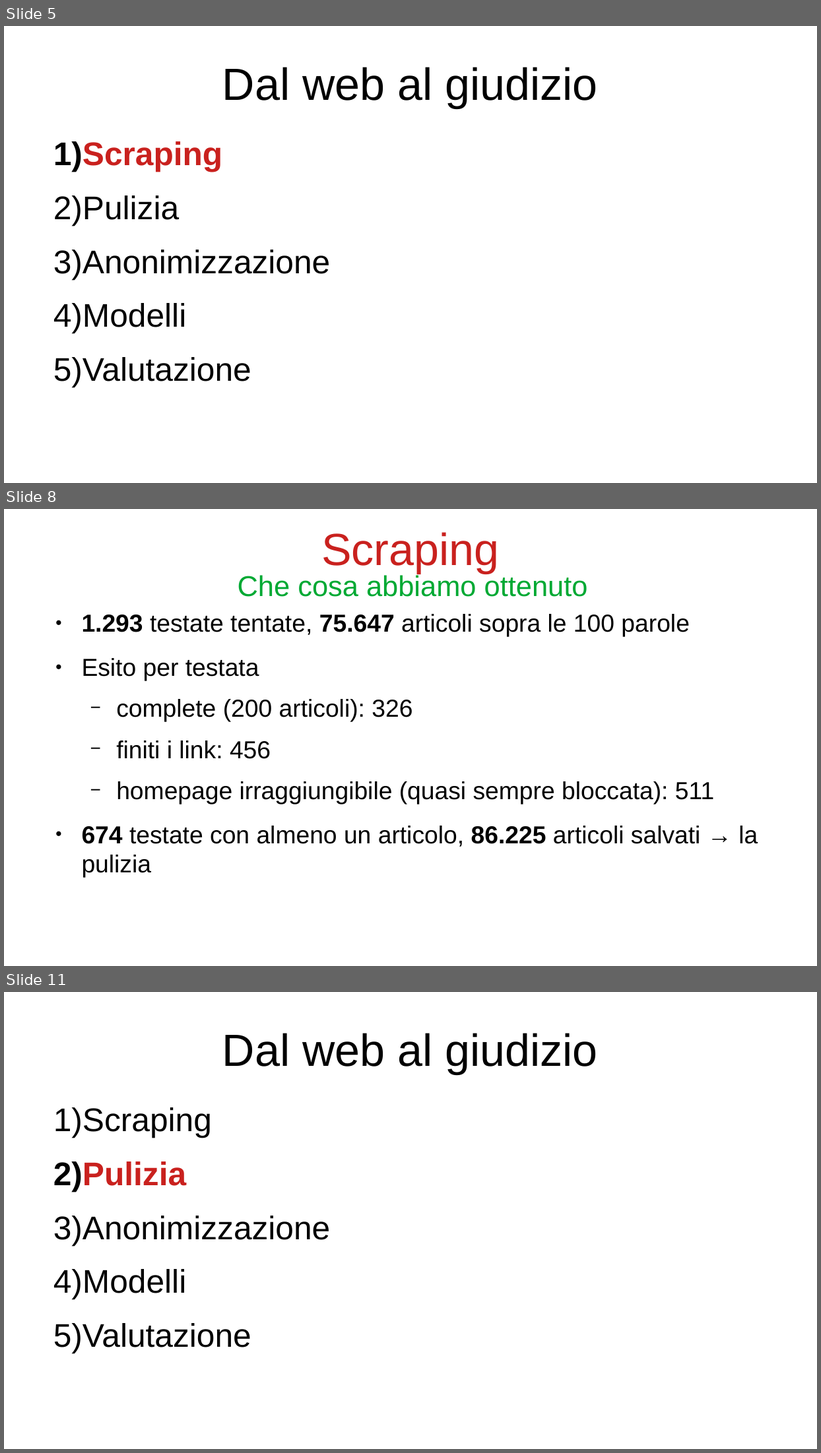
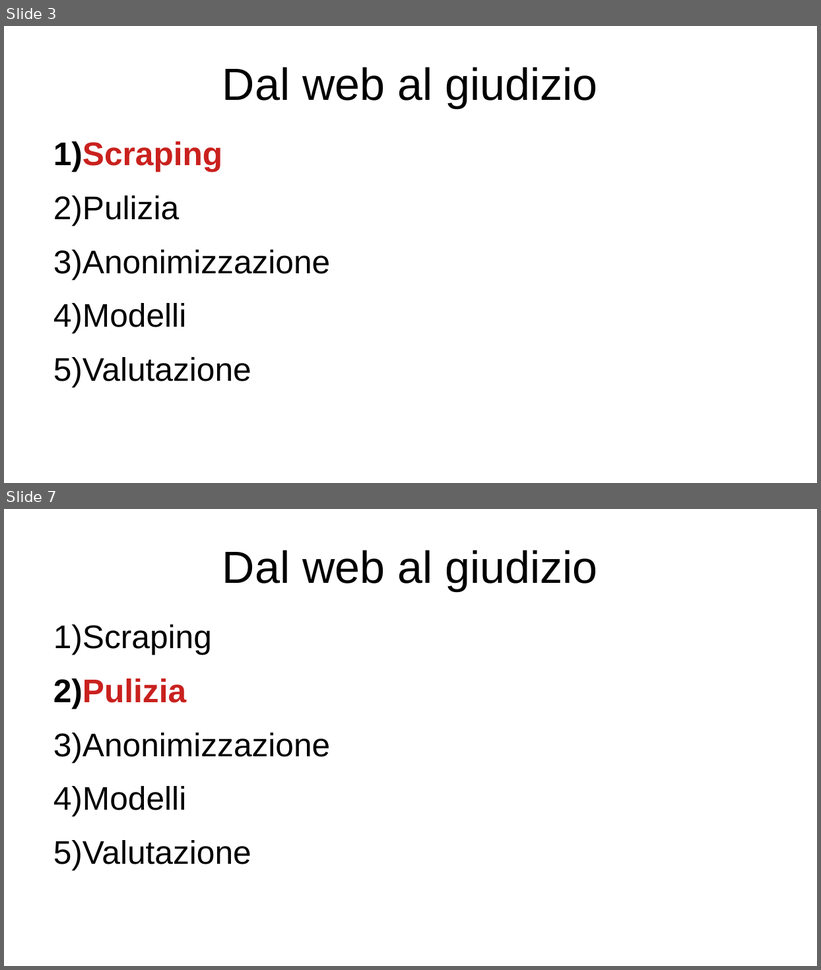
Before and after one commit to bianchi-john/PublisherClassification, a slide deck: Presentazioni/Stato finale/FinalState.odp. Shown one above the other, each under a label of ours: slides 5, 8 and 11 before the commit, slides 3 and 7 after it; the slides between them are not shown. The pictures are 821x1453 and 821x970 pixels, drawn with LibreOffice and Linux fonts; fonts in the diff are those of the drawing. Boxes give left, top, right and bottom in pixels: in the first picture for what was removed or moved away, otherwise in the second. Text is boxed around its words. In the diff, an @@ line names an element or a change of style, - is before the commit and + after.

```diff
--- a/Presentazioni/Stato finale/FinalState.odp
+++ b/Presentazioni/Stato finale/FinalState.odp
@@ slide 8 removed at <box>4,509,817,966</box>, background #FFFFFF @@
@@ title removed at <box>321,532,499,573</box> @@
-Scraping
@@ title removed at <box>238,573,588,597</box> @@
-Che cosa abbiamo ottenuto
@@ text removed at <box>82,614,758,878</box> @@
-● 1.293 testate tentate, 75.647 articoli sopra le 100 parole
-● Esito per testata
-  − complete (200 articoli): 326
-  − finiti i link: 456
-  − homepage irraggiungibile (quasi sempre bloccata): 511
-● 674 testate con almeno un articolo, 86.225 articoli salvati → la pulizia
@@ what was slide 5 is now slide 3 @@
@@ what was slide 11 is now slide 7 @@
```
Also in this commit, not shown: 4 slides changed, 2 slides added, 6 other slides removed, 1 other file.
